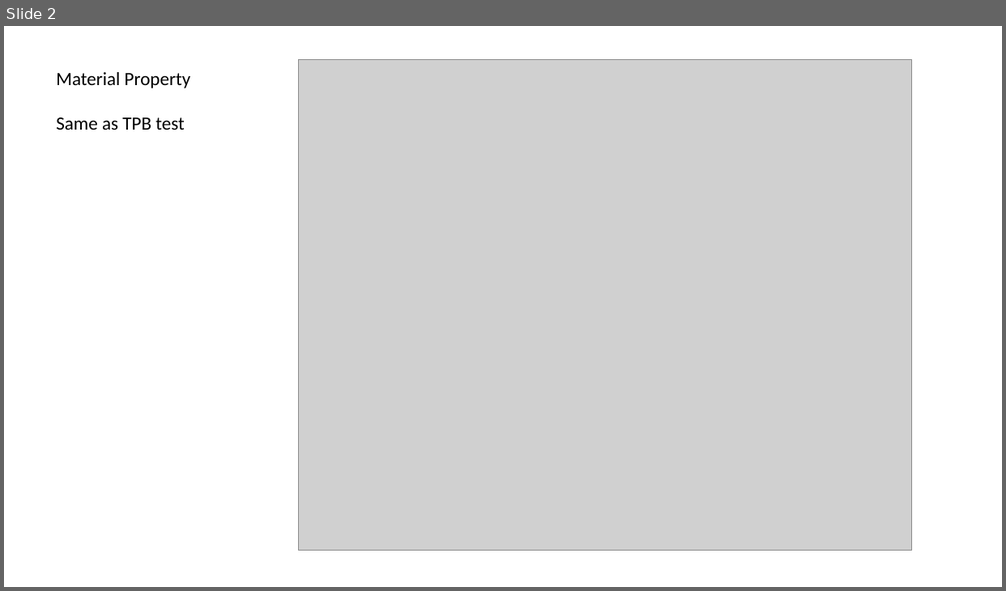
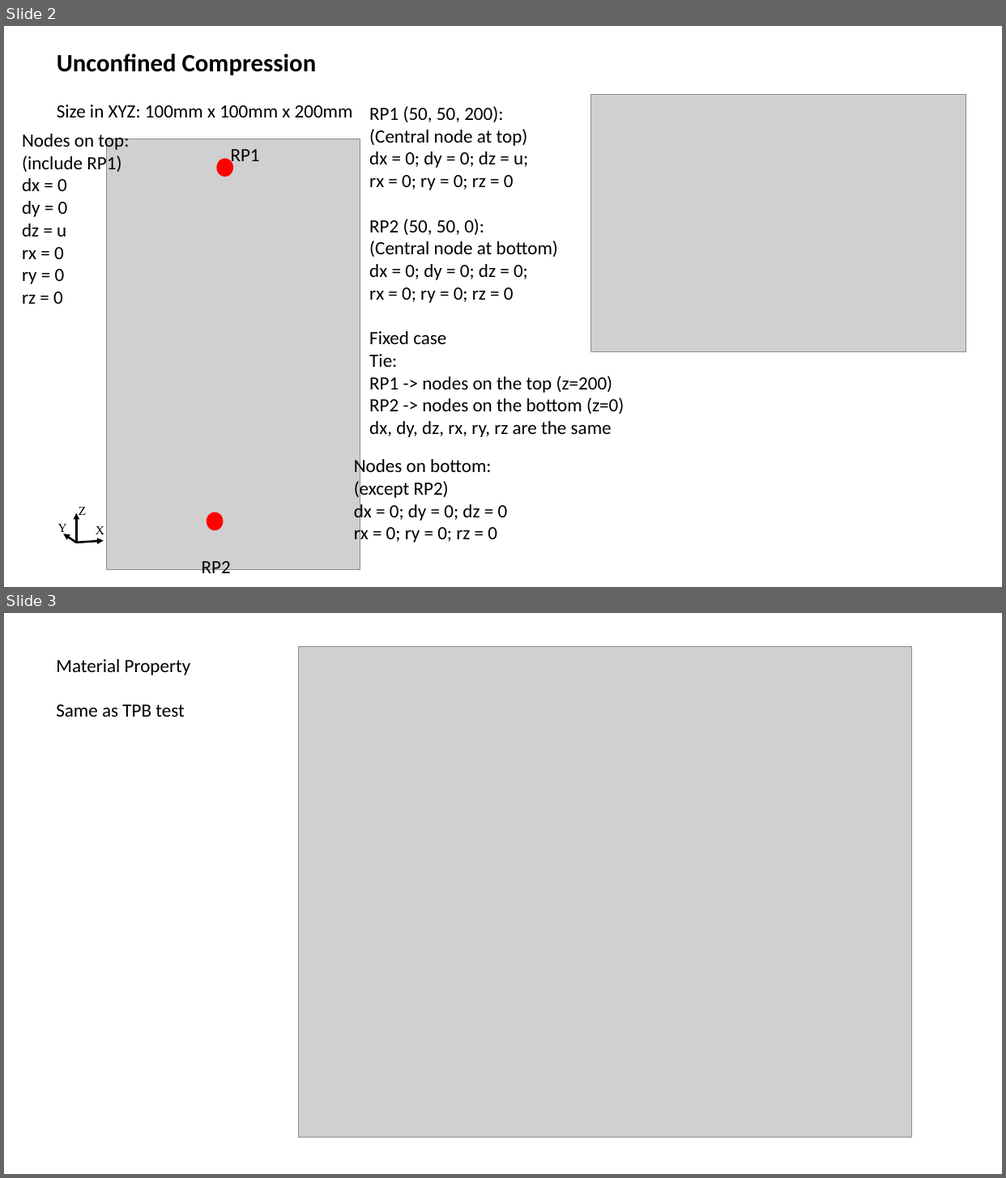
Before and after one commit to Concrete-Chrono-Development/concrete-calibration, a slide deck: Unconfined Compression calibration/UC test.pptx. Shown one above the other, each under a label of ours: slide 2 before the commit, slides 2 and 3 after it. The pictures are 1006x591 and 1006x1178 pixels, drawn with LibreOffice and Linux fonts; fonts in the diff are those of the drawing; grey boxes stand for pictures. Boxes give left, top, right and bottom in pixels: in the first picture for what was removed or moved away, otherwise in the second. Text is boxed around its words. In the diff, an @@ line names an element or a change of style, - is before the commit and + after.

```diff
--- a/Unconfined Compression calibration/UC test.pptx
+++ b/Unconfined Compression calibration/UC test.pptx
@@ slide 2 added at [4,26,1002,587], background #FFFFFF @@
@@ text added at [57,54,353,118], 18 pt, text #000000 @@
+Unconfined Compression
+Size in XYZ: 100mm x 100mm x 200mm
@@ picture added at [591,94,966,352] @@
@@ text added at [369,106,624,437], 18 pt, text #000000 @@
+RP1 (50, 50, 200):
+(Central node at top)
+dx = 0; dy = 0; dz = u;
+rx = 0; ry = 0; rz = 0
+RP2 (50, 50, 0):
+(Central node at bottom)
+dx = 0; dy = 0; dz = 0;
+rx = 0; ry = 0; rz = 0
+Fixed case
+Tie:
+RP1 -> nodes on the top (z=200)
+RP2 -> nodes on the bottom (z=0)
+dx, dy, dz, rx, ry, rz are the same
@@ text added at [22,130,129,304], 18 pt, text #000000 @@
+Nodes on top:
+(include RP1)
+dx = 0
+dy = 0
+dz = u
+rx = 0
+ry = 0
+rz = 0
@@ picture added at [107,139,360,570] @@
@@ ellipse added at [216,159,233,177], fill #FF0000 @@
@@ text added at [231,149,260,166], 18 pt, text #000000 @@
+RP1
@@ text added at [354,457,508,545], 18 pt, text #000000 @@
+Nodes on bottom:
+(except RP2)
+dx = 0; dy = 0; dz = 0
+rx = 0; ry = 0; rz = 0
@@ group added at [58,507,104,544]: 3 arrows, 3 texts @@
+X
+Z
+Y
@@ ellipse added at [206,513,223,531], fill #FF0000 @@
@@ text added at [202,561,231,578], 18 pt, text #000000 @@
+RP2
@@ what was slide 2 is now slide 3 @@
```
Also in this commit, not shown: 1 slide changed.
